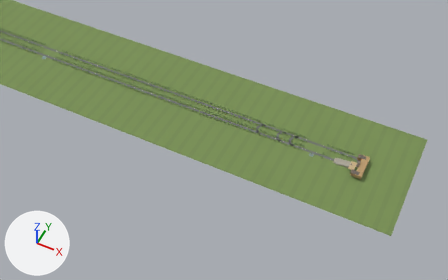
Before and after pictures for a commit that changed the Blender file tools/blender/scenes/artmuseum.blend.
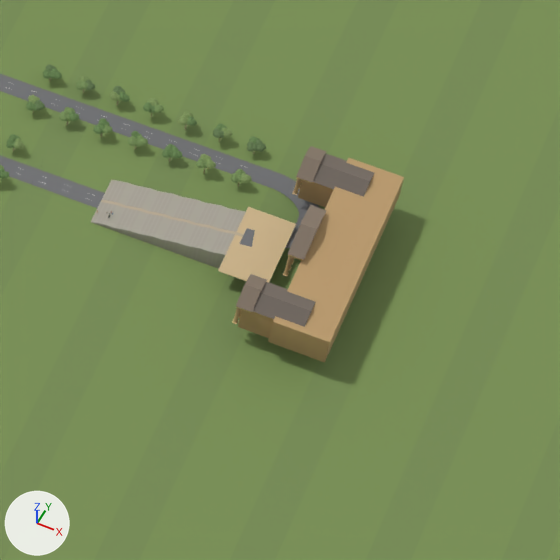
Old and new are each drawn from a camera (50 mm lens) standing at (276.0, -1778.0, 2086.0) and looking at (-527.0, -172.0, 79.0) and again close up on the part from 72% to 87% of the width and 49% to 73% of the height. The axes (+X, +Y, +Z) are drawn at lower left. The lights are the same throughout. The last two pictures show the newer version.

Objects in the first close-up: 'Ground_005', 'Ground_008', 'Ground_014', 'Land_002', 'Land_003', 'Land_004', 'Land_005', 'Land_006', 'Land_007' and 8 more.
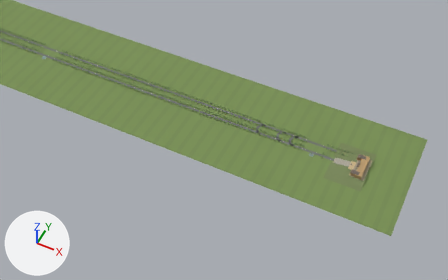
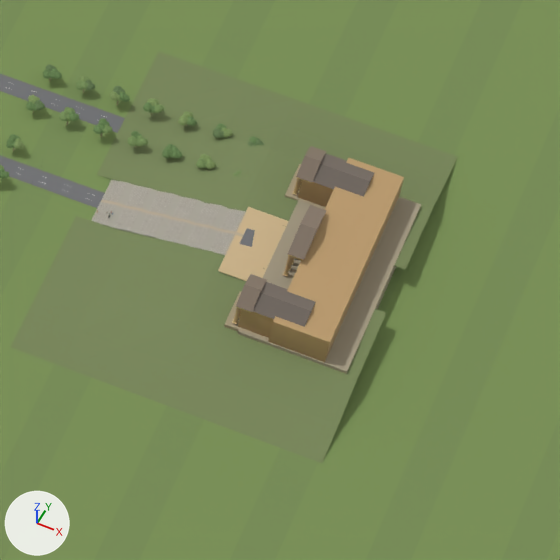
Diff of the bpy script that builds the scene:
```diff
--- a/tools/blender/scenes/artmuseum.blend.py
+++ b/tools/blender/scenes/artmuseum.blend.py
@@ me_land_002 @@
-me_land_002.from_pydata(...)  # 1516 vertices, 764 faces; spans x -285.0..260.0, y -270.0..302.0, z 0.0..33.0
+me_land_002.from_pydata(...)  # 2431 vertices, 1195 faces; spans x -285.0..260.0, y -270.0..302.0, z 0.0..33.0
+# me_land_002 part 1: 10 vertices moved within x -72.0..-24.0, y -16.0..16.0, z 1.0..9.0; 707 vertices added at x -76.0..82.0, y -113.0..65.0, z 0.0..12.0
+# other edits to the shape of me_land_002 do not show in these pictures
 me_land_002.materials.append(mat_land)
@@ me_land_003 @@
-me_land_003.from_pydata(...)  # 3353 vertices, 1950 faces; spans x -320.0..260.0, y -270.0..302.0, z 0.0..37.0
+me_land_003.from_pydata(...)  # 3367 vertices, 1954 faces; spans x -320.0..260.0, y -270.0..302.0, z 0.0..37.0
+# me_land_003 part 2: 4 vertices moved within x 27.0..28.0, y 10.0..11.0, z 14.0..30.0; 14 vertices added at x -7.0..76.0, y -62.0..65.0, z 0.0..12.0
+# other edits to the shape of me_land_003 do not show in these pictures
 me_land_003.materials.append(mat_land)
@@ me_land_004 @@
-me_land_004.from_pydata(...)  # 8052 vertices, 4988 faces; spans x -480.0..260.0, y -270.0..302.0, z 0.0..31.0
+me_land_004.from_pydata(...)  # 9054 vertices, 5462 faces; spans x -480.0..260.0, y -270.0..302.0, z 0.0..31.0
+# me_land_004 part 3: 20 vertices moved within x -72.0..27.0, y -16.0..16.0, z 1.0..14.0; 774 vertices added at x -84.0..-4.0, y -113.0..113.0, z 0.0..12.0
+# other edits to the shape of me_land_004 do not show in these pictures
 me_land_004.materials.append(mat_land)
@@ me_land_005 @@
-me_land_005.from_pydata(...)  # 8819 vertices, 4646 faces; spans x -361.0..260.0, y -270.0..302.0, z 0.0..37.0
+me_land_005.from_pydata(...)  # 10757 vertices, 5587 faces; spans x -361.0..260.0, y -270.0..302.0, z 0.0..37.0
+# me_land_005 part 4: 22 vertices moved within x -69.0..29.0, y -16.0..16.0, z 2.0..14.0; 1700 vertices added at x -69.0..82.0, y -113.0..113.0, z 0.0..12.0
+# other edits to the shape of me_land_005 do not show in these pictures
 me_land_005.materials.append(mat_land)
@@ me_land_006 @@
-me_land_006.from_pydata(...)  # 8524 vertices, 4454 faces; spans x -380.0..260.0, y -270.0..302.0, z 0.0..33.0
+me_land_006.from_pydata(...)  # 11212 vertices, 5850 faces; spans x -380.0..260.0, y -270.0..302.0, z 0.0..33.0
+# me_land_006 part 5: 40 vertices moved within x -74.0..-10.0, y -16.0..16.0, z 1.0..11.0; 2448 vertices added at x -84.0..82.0, y -113.0..113.0, z 0.0..12.0
+# other edits to the shape of me_land_006 do not show in these pictures
 me_land_006.materials.append(mat_land)
@@ me_land_007 @@
-me_land_007.from_pydata(...)  # 19780 vertices, 15256 faces; spans x -840.0..260.0, y -270.0..302.0, z 0.0..37.0
+me_land_007.from_pydata(...)  # 20645 vertices, 15673 faces; spans x -840.0..260.0, y -270.0..302.0, z 0.0..37.0
+# me_land_007 part 6: the loose piece of 6 vertices spanning x 34.0, y 55.0..57.0, z 15.0..19.0 is copied, and the copy is scaled about its middle by (363, 68.3, 3.03), then moved by (13.0, -56.0, -11.0); it spans x 18.0..76.0, y -62.0..62.0, z 0.0..12.0
+# me_land_007 part 7: 10 vertices moved within x -31.0..16.0, y -58.0..16.0, z 8.0..14.0; 631 vertices added at x -33.0..82.0, y -113.0..113.0, z 0.0..12.0
+# other edits to the shape of me_land_007 do not show in these pictures
 me_land_007.materials.append(mat_land)
```

What differs and where, as boxes [x1, y1, x2, y2] in the close-ups (560 x 560 px):
part 1 of me_land_002, built on: after [157, 164, 434, 463]
part 2 of me_land_003, built on (brown): after [238, 149, 421, 371]
part 3 of me_land_004, built on: after [114, 108, 251, 279]
part 4 of me_land_005, built on: after [59, 100, 374, 425]
part 5 of me_land_006, built on: before [100, 181, 175, 244]; after [11, 68, 458, 436]
part 6 of me_land_007, added: after [237, 206, 421, 374]
part 7 of me_land_007, built on: after [154, 83, 445, 417]
